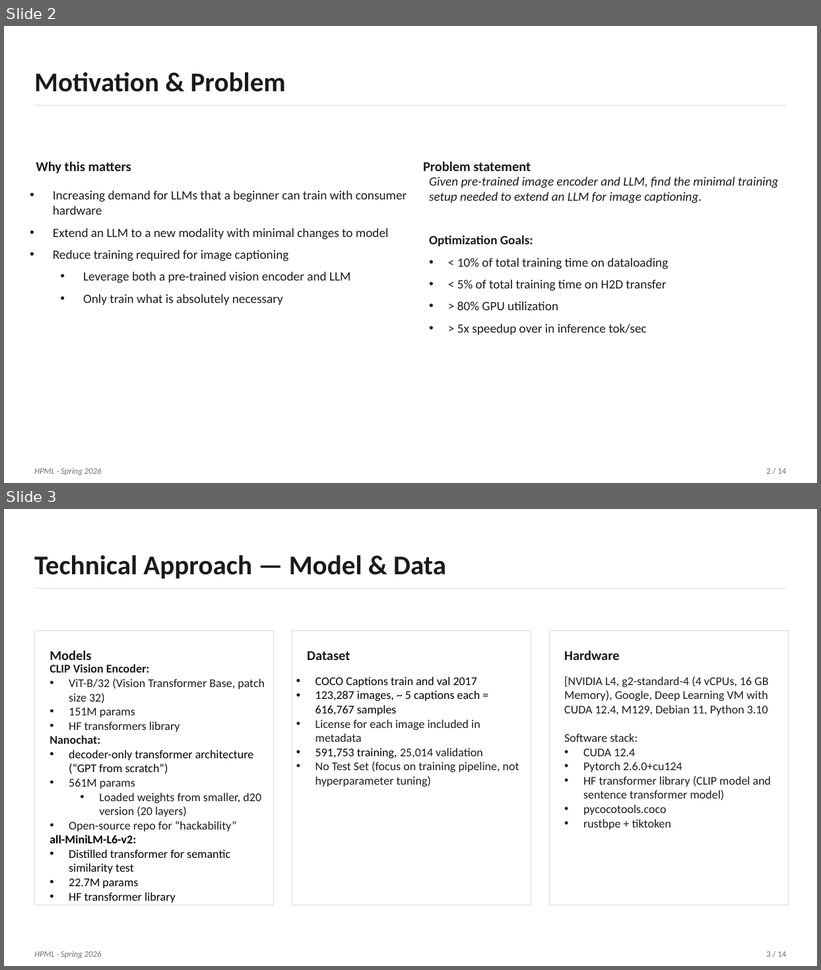
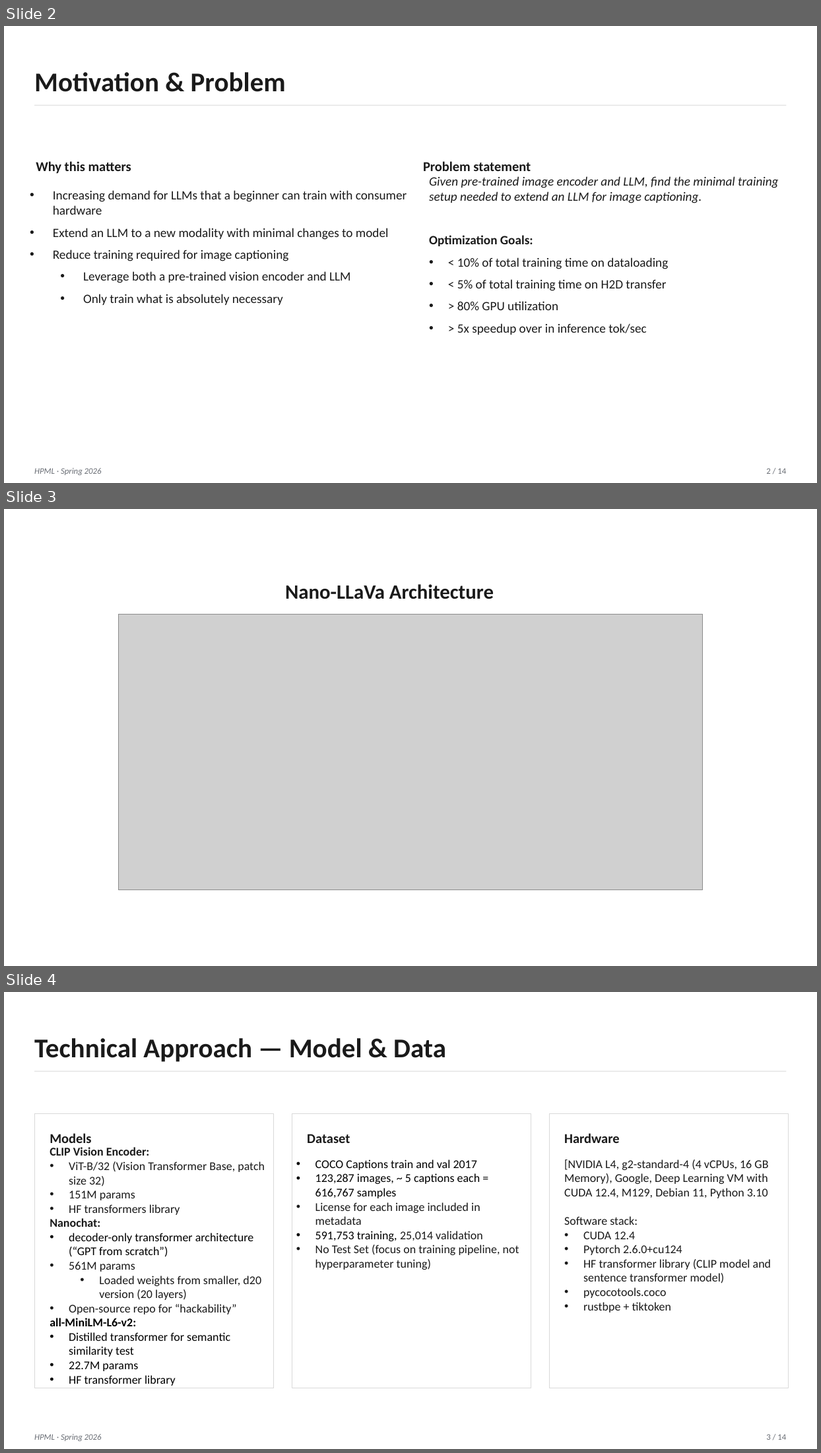
Before and after one commit to AlexanderSwartz/multimodal-nanochat, a slide deck: HPML_Final_Project_Presentation_as7629.pptx. Shown one above the other, each under a label of ours: slides 2 and 3 before the commit, slides 2, 3 and 4 after it. The pictures are 821x970 and 821x1453 pixels, drawn with LibreOffice and Linux fonts; fonts in the diff are those of the drawing; grey boxes stand for pictures. Boxes give left, top, right and bottom in pixels: in the first picture for what was removed or moved away, otherwise in the second. Text is boxed around its words. In the diff, an @@ line names an element or a change of style, - is before the commit and + after.

```diff
--- a/HPML_Final_Project_Presentation_as7629.pptx
+++ b/HPML_Final_Project_Presentation_as7629.pptx
@@ slide 3 added at [4,509,817,966], background #FFFFFF @@
@@ text added at [285,584,494,599], 24 pt, text #1A1A1A, bold @@
+Nano-LLaVa Architecture
@@ picture added at [119,614,703,890] @@
@@ what was slide 3 is now slide 4 @@
```
Also in this commit, not shown: 5 slides changed, 2 slides removed.
